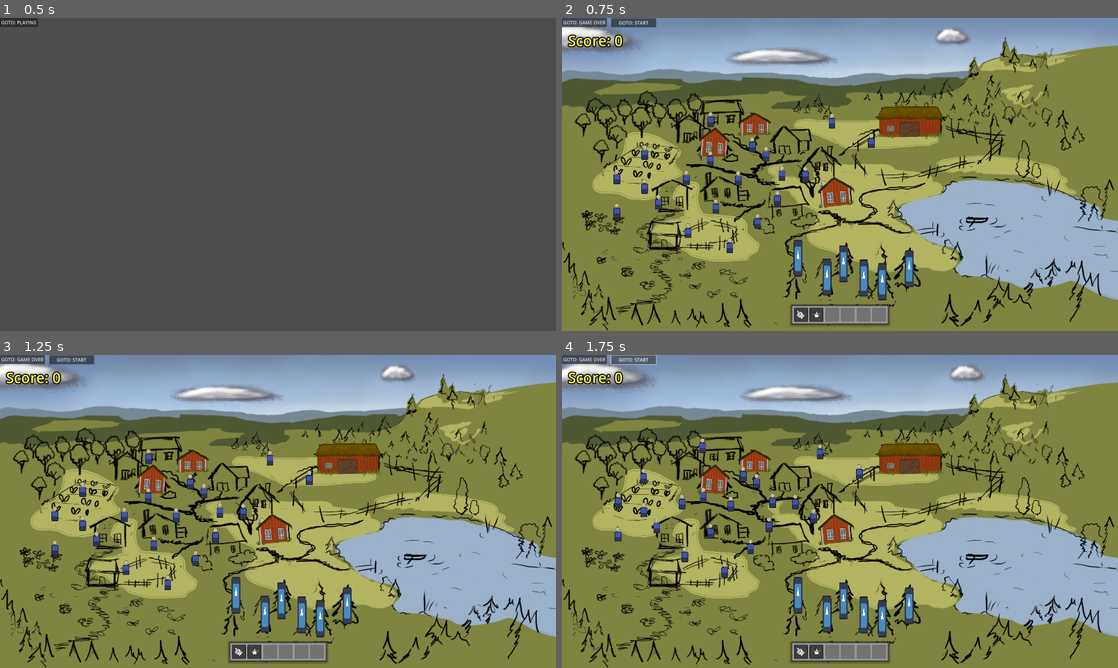
Above: before the commit, frames 1-4 (two rows, left to right).
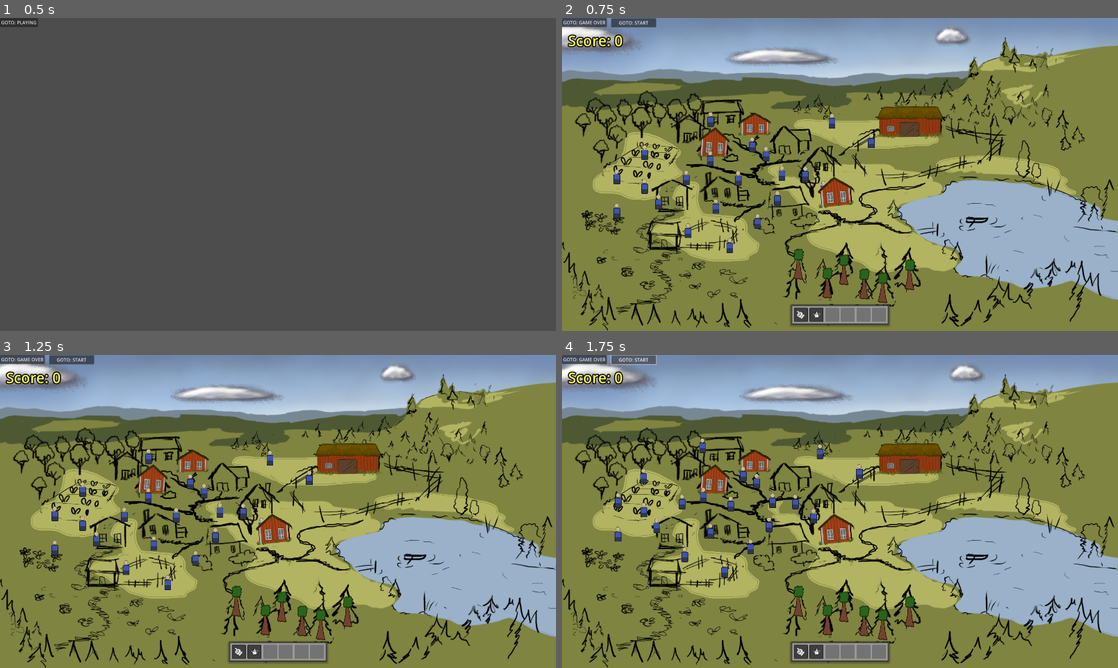
Above: after the commit, the same moments.

Repository: arget4me/cosyville
Game: Godot game, scene res://Scenes/main_scene.tscn
The game is run twice, just before and just after one commit, with the same random seed, the same clock (stepped at 60 frames per second) and the same inputs. The engine's default icon, where the game draws it, is replaced by a stand-in: a white triangle on a blue panel in a dark square.
Inputs:
- Up to frame 1 (0.5 s): no input
- Up to frame 2 (0.75 s): click "GOTO: PLAYING" at 0.5 s
- Up to frame 3 (1.25 s): no input
- Up to frame 4 (1.75 s): click "GOTO: START" at 1.25 s

Frame 1 is identical in both runs. In frame 2, 1.2% of the frame differs, in the area x 41-64%, y 70-92%; in frame 3, 1.2%; in frame 4, 1.2%.

Commit message:
Update FireTree.tscn

Diff:
--- a/Scenes/Chaos/FireTree.tscn
+++ b/Scenes/Chaos/FireTree.tscn
@@ -1,7 +1,7 @@
 [gd_scene load_steps=6 format=3 uid="uid://74idepem82pk"]
 
 [ext_resource type="Script" path="res://Scripts/Chaos/fire_tree.gd" id="1_yah28"]
-[ext_resource type="Texture2D" uid="uid://opqyabh6tg2e" path="res://icon.svg" id="2_yg0ch"]
+[ext_resource type="Texture2D" uid="uid://bourbn4gtr4lr" path="res://art/world/Props/Tree.PNG" id="2_i8xu2"]
 [ext_resource type="PackedScene" uid="uid://cbycy8bbyocpe" path="res://Scenes/Clicking/clickable.tscn" id="3_qv68i"]
 [ext_resource type="Script" path="res://Scripts/Chaos/chaos_triggerable.gd" id="4_iih2h"]
 [ext_resource type="PackedScene" uid="uid://dymkfwg58tqik" path="res://Scenes/Chaos/damage_area.tscn" id="5_tyk5l"]
@@ -11,13 +11,14 @@
 script = ExtResource("1_yah28")
 
 [node name="Sprite2D" type="Sprite2D" parent="."]
-position = Vector2(0, -65)
-scale = Vector2(0.239999, 1)
-texture = ExtResource("2_yg0ch")
+position = Vector2(3, -1.00002)
+scale = Vector2(0.320001, 0.44)
+texture = ExtResource("2_i8xu2")
+offset = Vector2(0, -102.01)
 
 [node name="Clickable" parent="." instance=ExtResource("3_qv68i")]
-position = Vector2(0, -65)
-scale = Vector2(0.528617, 2.12)
+position = Vector2(2, -43)
+scale = Vector2(0.668282, 1.89487)
 pointer_state = 1
 clicking_is_enabled = false
 
@@ -27,8 +28,8 @@
 cooldown_time = 30.0
 
 [node name="DamageArea" parent="." instance=ExtResource("5_tyk5l")]
-position = Vector2(0, -64)
-scale = Vector2(1.56, 6.4)
+position = Vector2(2, -31)
+scale = Vector2(1.68651, 4.06507)
 
 [connection signal="on_clicked" from="Clickable" to="." method="_on_clickable_on_clicked"]
 [connection signal="trigger_chaos" from="ChaosTriggerable" to="." method="_on_node_trigger_chaos"]
